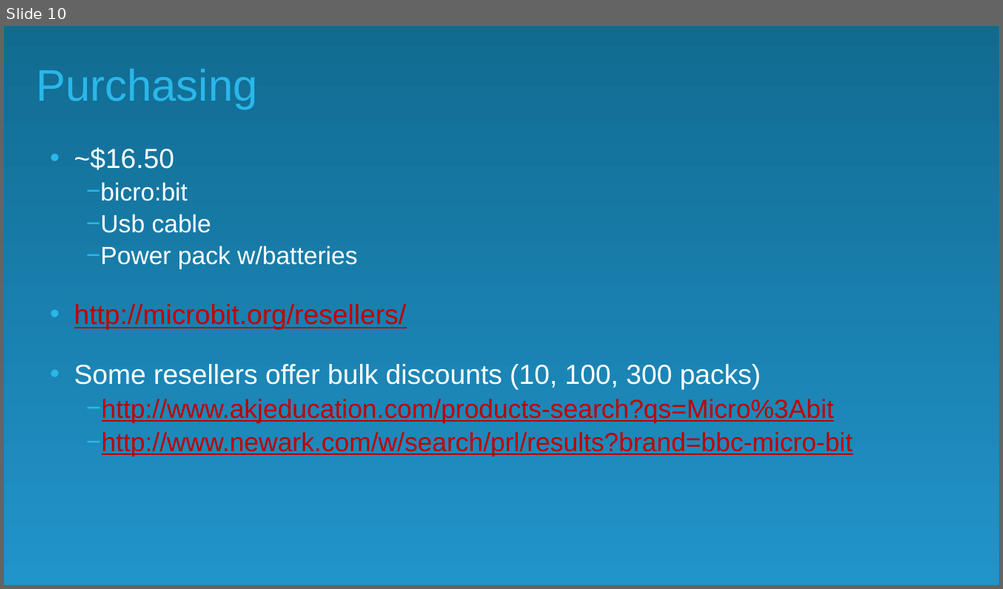
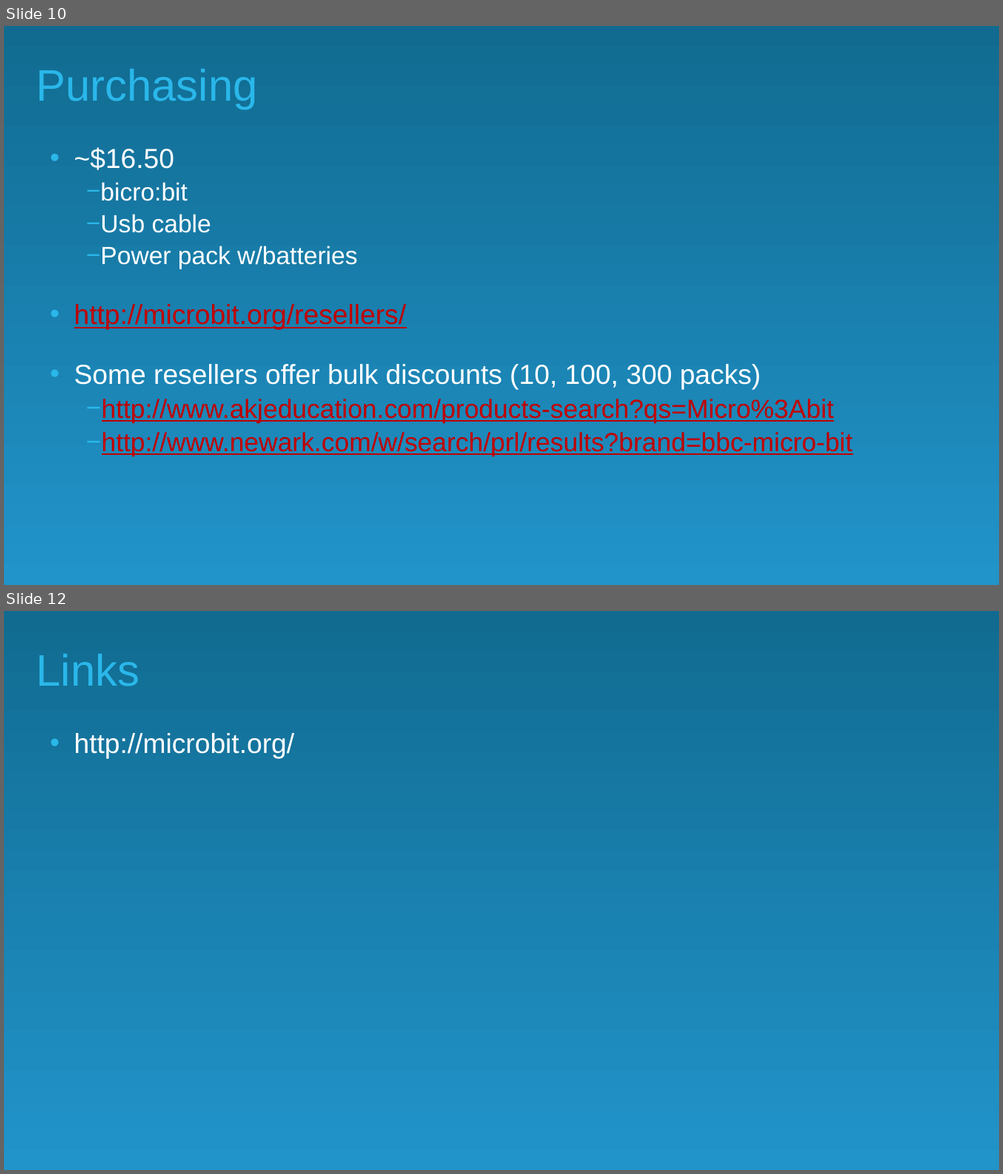
Before and after one commit to nicolehaugen/microbit, a slide deck: micro-bit.pptx. Shown one above the other, each under a label of ours: slide 10 before the commit, slides 10 and 12 after it; the slides between them are not shown. The pictures are 1003x589 and 1003x1174 pixels, drawn with LibreOffice and Linux fonts; fonts in the diff are those of the drawing; background and template pictures are left out. Boxes give left, top, right and bottom in pixels: in the first picture for what was removed or moved away, otherwise in the second. Text is boxed around its words. In the diff, an @@ line names an element or a change of style, - is before the commit and + after.

```diff
--- a/micro-bit.pptx
+++ b/micro-bit.pptx
@@ slide 12 added at <box>4,611,999,1170</box>, background #FFFFFF; not listed: 1 template element that a slide beside it also shows @@
@@ title added at <box>37,654,139,686</box>, 42.7 pt, text #2AB7EA @@
+Links
@@ text added at <box>74,733,295,759</box>, 26.7 pt, text #FFFFFF @@
+• http://microbit.org/
```
Also in this commit, not shown: 2 slides changed, 1 other slide added.
